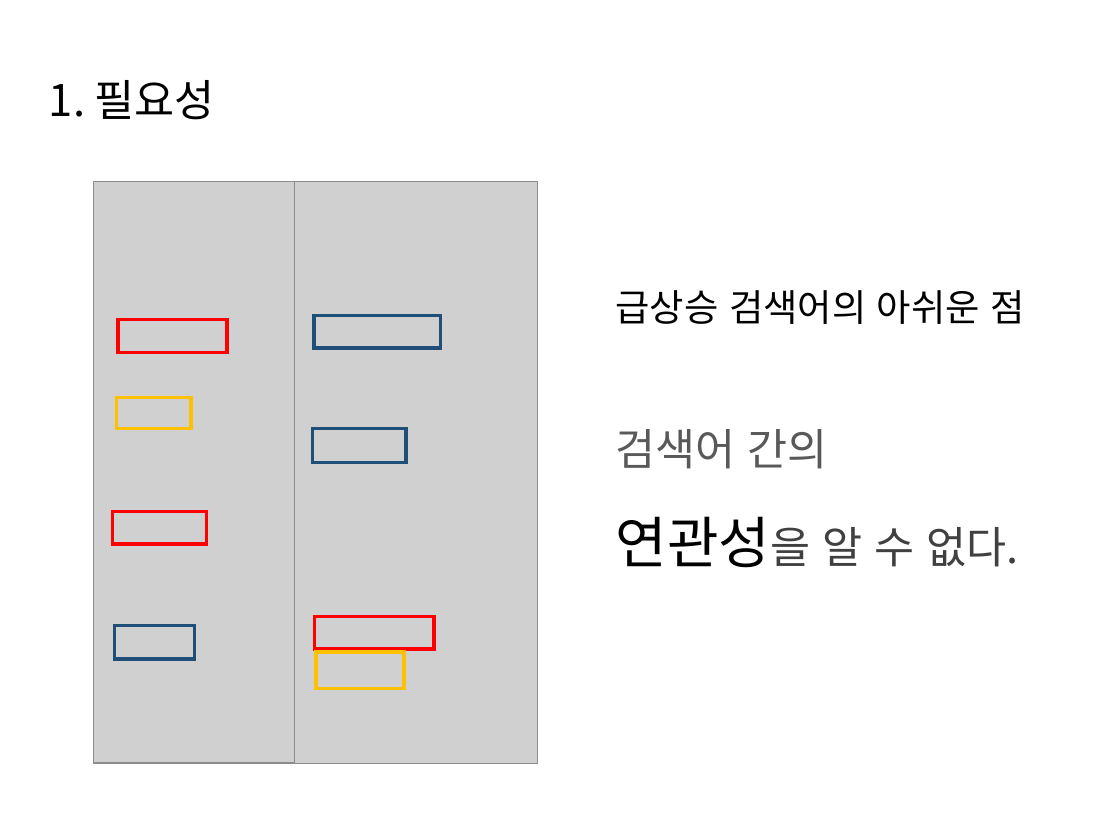
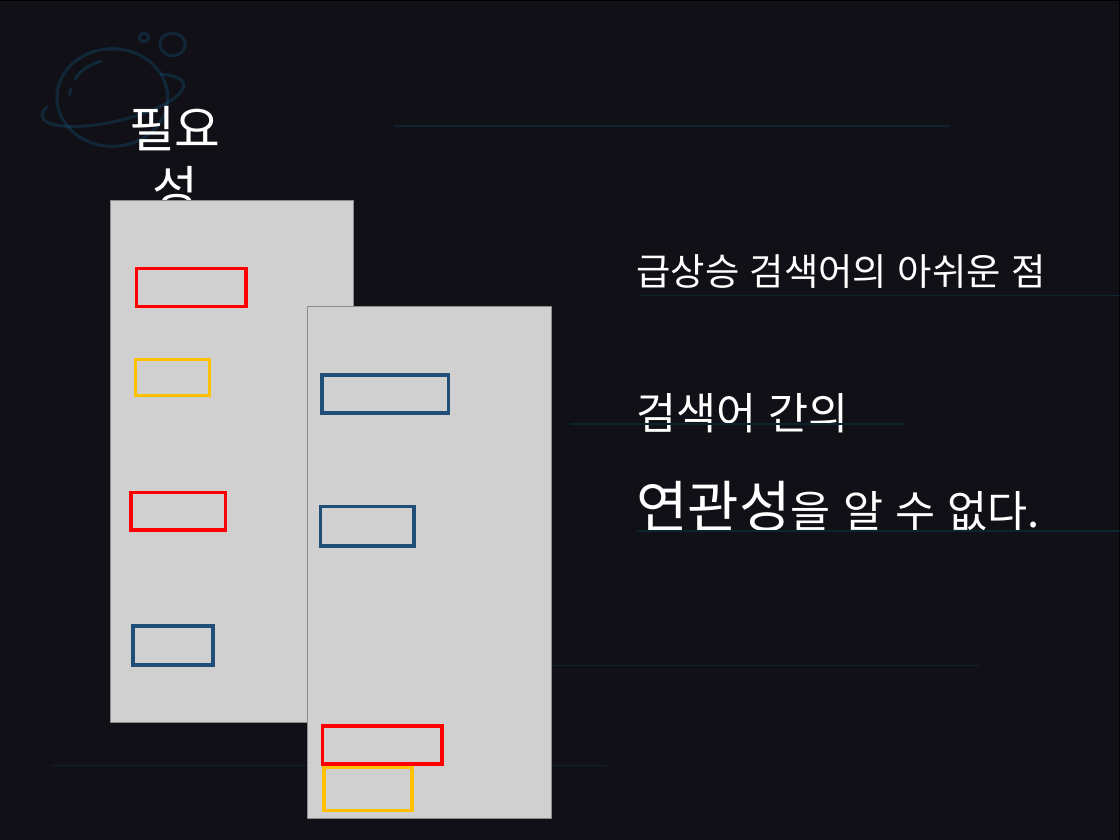
Before and after one commit to HaYongdae/issuewhatshow, a slide deck: slide 8 of doc/최종 PPT.pptx (slide 4 before the commit). Drawn at 1120x840 pixels with LibreOffice and Linux fonts; fonts in the diff are those of the drawing; grey boxes stand for pictures. Boxes give left, top, right and bottom in pixels: in the first picture for what was removed or moved away, otherwise in the second. Text is boxed around its words. In the diff, an @@ line names an element or a change of style, - is before the commit and + after.

```diff
--- a/doc/최종 PPT.pptx
+++ b/doc/최종 PPT.pptx
@@ rectangle added at box(0, 1, 1120, 840), fill #101016, outline #000000 1 pt @@
@@ freeform shape added at box(393, 0, 950, 125), outline #0D242F 1 pt @@
@@ group added at box(41, 34, 186, 152): 4 freeform shapes, 2 ellipses @@
@@ freeform shape added at box(640, 62, 1120, 296), outline #0D242F 1 pt @@
@@ text "필요성" at box(129, 100, 221, 219): vertical alignment middle to top @@
@@ text at box(129, 100, 221, 219): text changed; size 28 to 32 pt; text colour #000000 to #FFFFFF @@
-1. 필요성
+필요성
@@ picture: place and size @@
-picture at box(93, 181, 336, 763)
+picture at box(111, 200, 354, 722)
@@ freeform shape added at box(570, 189, 905, 423), outline #0D242F 1 pt @@
@@ text "급상승 검색어의 아쉬운 점": place and size @@
-text "급상승 검색어의 아쉬운 점" at box(616, 290, 1024, 568)
+text "급상승 검색어의 아쉬운 점" at box(636, 254, 1045, 530)
@@ text "급상승 검색어의 아쉬운 점" at box(636, 254, 1045, 530): text colour #000000 to #FFFFFF in "급상승 검색어의 아쉬운 점", "연관성을"; text colour #595959 to #FFFFFF in "검색어 간의"; text colour #404040 to #FFFFFF in "연관성을 알 수 없다." @@
@@ rectangle: place and size @@
-rectangle at box(118, 319, 227, 352)
+rectangle at box(137, 269, 246, 307)
@@ freeform shape added at box(637, 297, 1120, 531), outline #0D242F 1 pt @@
@@ picture: place and size @@
-picture at box(295, 181, 538, 764)
+picture at box(308, 307, 551, 819)
@@ rectangle: place and size @@
-rectangle at box(116, 398, 192, 429)
+rectangle at box(136, 360, 211, 395)
@@ rectangle: place and size @@
-rectangle at box(314, 316, 440, 348)
+rectangle at box(321, 375, 448, 413)
@@ freeform shape added at box(424, 431, 981, 665), outline #0D242F 1 pt @@
@@ rectangle: place and size @@
-rectangle at box(112, 512, 206, 544)
+rectangle at box(131, 493, 225, 531)
@@ rectangle: place and size @@
-rectangle at box(312, 429, 405, 463)
+rectangle at box(320, 506, 413, 545)
@@ freeform shape added at box(50, 531, 607, 765), outline #0D242F 1 pt @@
@@ rectangle: place and size @@
-rectangle at box(114, 626, 195, 660)
+rectangle at box(133, 626, 214, 665)
@@ rectangle: place and size @@
-rectangle at box(315, 616, 435, 648)
+rectangle at box(323, 726, 442, 764)
@@ rectangle: place and size @@
-rectangle at box(316, 652, 404, 689)
+rectangle at box(324, 767, 412, 810)
```
Also in this commit, not shown: 4 other slides changed, 6 slides added.
